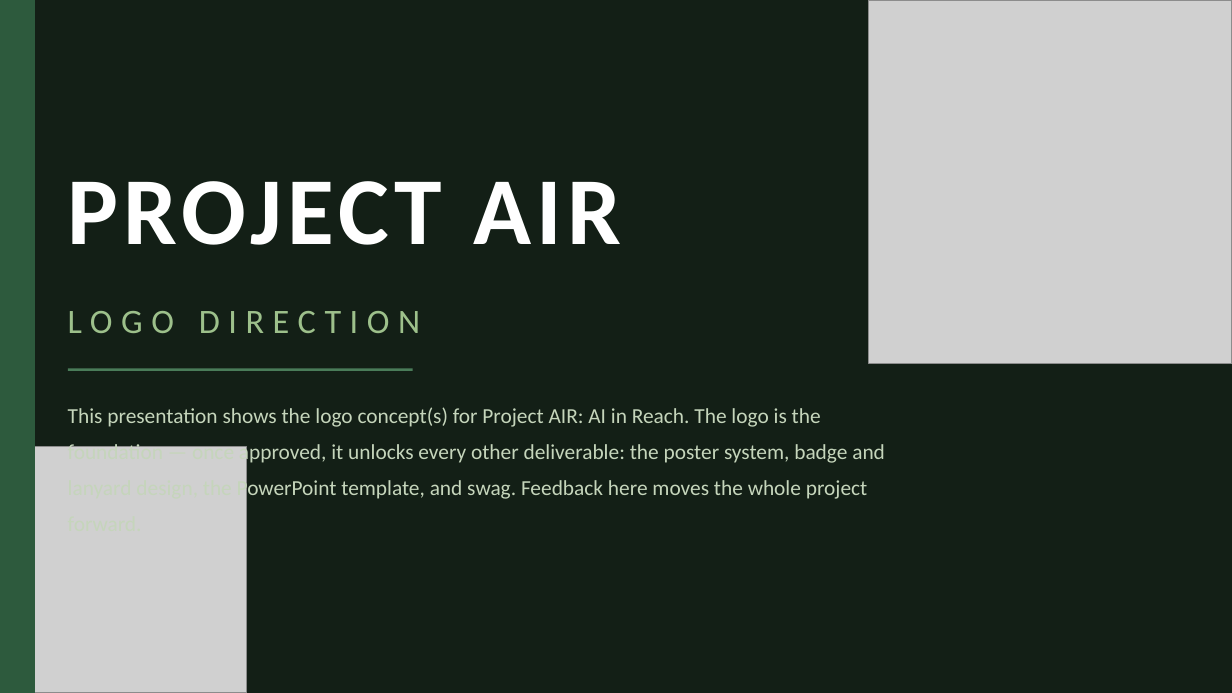
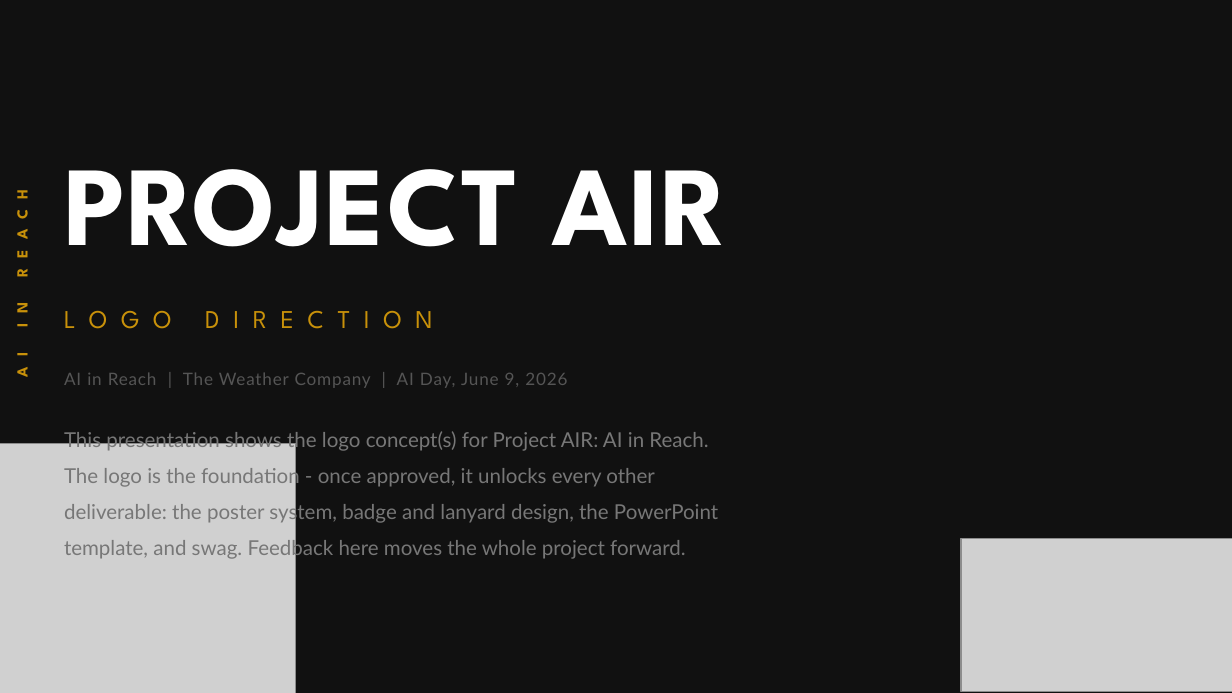
Before and after one commit to micpowl-dot/project-air-creative, a slide deck: slide 1 of assets/templates/logo-presentation.pptx. Drawn at 1232x693 pixels with LibreOffice and Linux fonts; fonts in the diff are those of the drawing; grey boxes stand for pictures; background and template pictures are left out. Boxes give left, top, right and bottom in pixels: in the first picture for what was removed or moved away, otherwise in the second. Text is boxed around its words. In the diff, an @@ line names an element or a change of style, - is before the commit and + after.

```diff
--- a/assets/templates/logo-presentation.pptx
+++ b/assets/templates/logo-presentation.pptx
@@ background #131F16 to picture (left out) @@
@@ rectangle removed at (x1=0, y1=0, x2=34, y2=692) @@
@@ picture removed at (x1=869, y1=0, x2=1232, y2=363) @@
@@ text added at (x1=0, y1=114, x2=44, y2=453), 9 pt, text #C8910A, bold @@
+AI IN REACH
@@ text "PROJECT AIR" moved from (x1=68, y1=181, x2=622, y2=245) to (x1=64, y1=169, x2=728, y2=247) @@
@@ text "PROJECT AIR" at (x1=64, y1=169, x2=728, y2=247): size 56 to 66 pt, font Calibri to League Spartan, letter spacing 3 to 1 pt @@
@@ text "LOGO DIRECTION" at (x1=64, y1=291, x2=742, y2=345): size 20 to 15 pt, font Calibri to League Spartan, text colour #9DC08B to #C8910A, letter spacing 5 to 8 pt @@
@@ text added at (x1=64, y1=372, x2=567, y2=388), 10 pt, text #555555 @@
+AI in Reach | The Weather Company | AI Day, June 9, 2026
@@ line removed from (68, 370) to (413, 370) @@
@@ picture resized from (x1=0, y1=446, x2=246, y2=692) to (x1=0, y1=444, x2=296, y2=693) @@
@@ text at (x1=64, y1=430, x2=718, y2=560): text changed; size 12.5 to 12 pt; font Calibri to Lato; text colour #C5D5BB to #777777 @@
-This presentation shows the logo concept(s) for Project AIR: AI in Reach. The logo is the foundation — once approved, it unlocks every other deliverable: the poster system, badge and lanyard design, the PowerPoint template, and swag. Feedback here moves the whole project forward.
+This presentation shows the logo concept(s) for Project AIR: AI in Reach. The logo is the foundation - once approved, it unlocks every other deliverable: the poster system, badge and lanyard design, the PowerPoint template, and swag. Feedback here moves the whole project forward.
@@ picture added at (x1=961, y1=538, x2=1232, y2=691) @@
```
Also in this commit, not shown: 2 other slides changed, 1 slide added, 1 slide removed, 13 other files.
